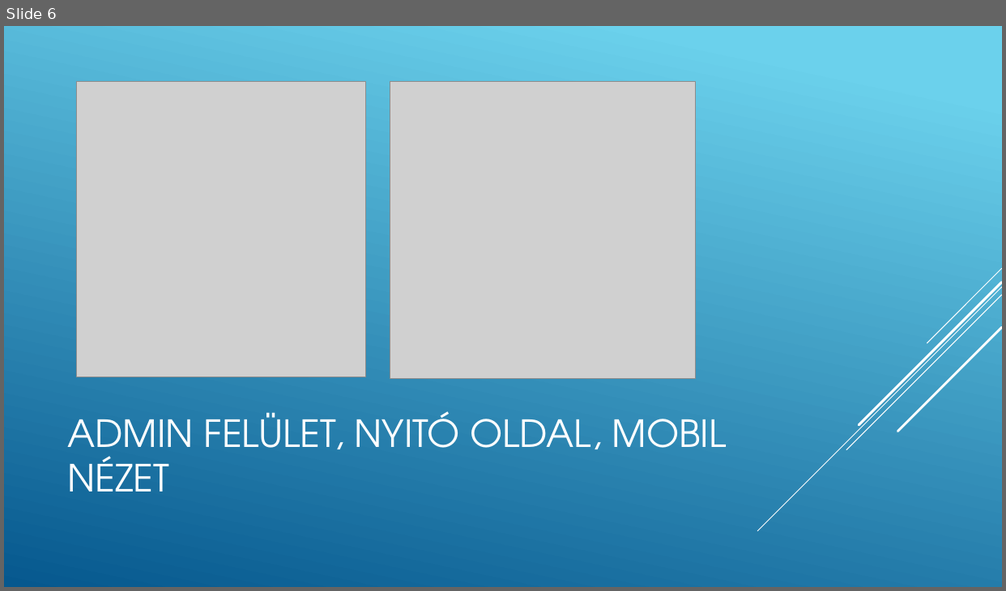
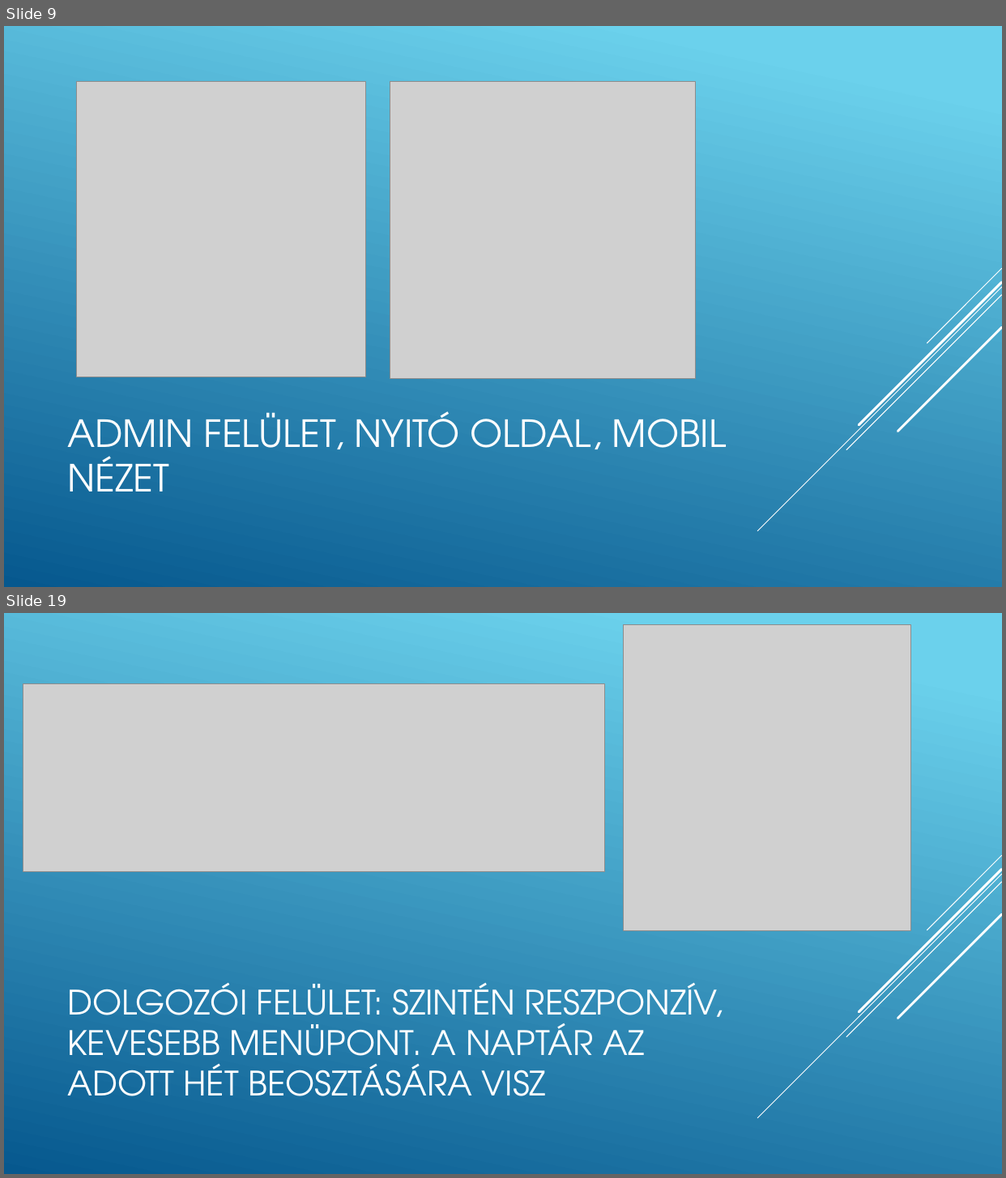
Before and after one commit to GroszFerenc/projektfeladat, a slide deck: grosz_ferenc_prezentacio.pptx. Shown one above the other, each under a label of ours: slide 6 before the commit, slides 9 and 19 after it; the slides between them are not shown. The pictures are 1006x591 and 1006x1178 pixels, drawn with LibreOffice and Linux fonts; fonts in the diff are those of the drawing; grey boxes stand for pictures. Boxes give left, top, right and bottom in pixels: in the first picture for what was removed or moved away, otherwise in the second. Text is boxed around its words. In the diff, an @@ line names an element or a change of style, - is before the commit and + after.

```diff
--- a/grosz_ferenc_prezentacio.pptx
+++ b/grosz_ferenc_prezentacio.pptx
@@ slide 19 added at (4, 613, 1002, 1174), background gradient #6ED2EB to #06588E; not listed: 5 template elements that a slide beside it also shows @@
@@ picture added at (623, 625, 911, 931) @@
@@ picture added at (23, 683, 605, 872) @@
@@ title added at (67, 982, 723, 1097), 32.4 pt, text #FFFFFF @@
+DOLGOZÓI FELÜLET: SZINTÉN RESZPONZÍV, KEVESEBB MENÜPONT. A NAPTÁR AZ ADOTT HÉT BEOSZTÁSÁRA VISZ
@@ what was slide 6 is now slide 9 @@
```
Also in this commit, not shown: 8 slides changed, 11 other slides added, 1 other file.
